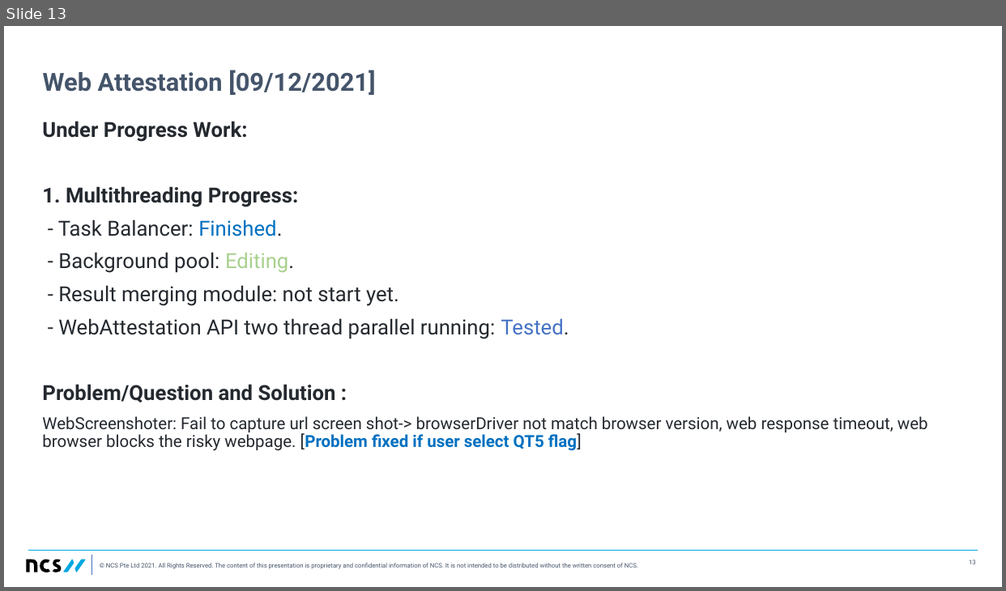
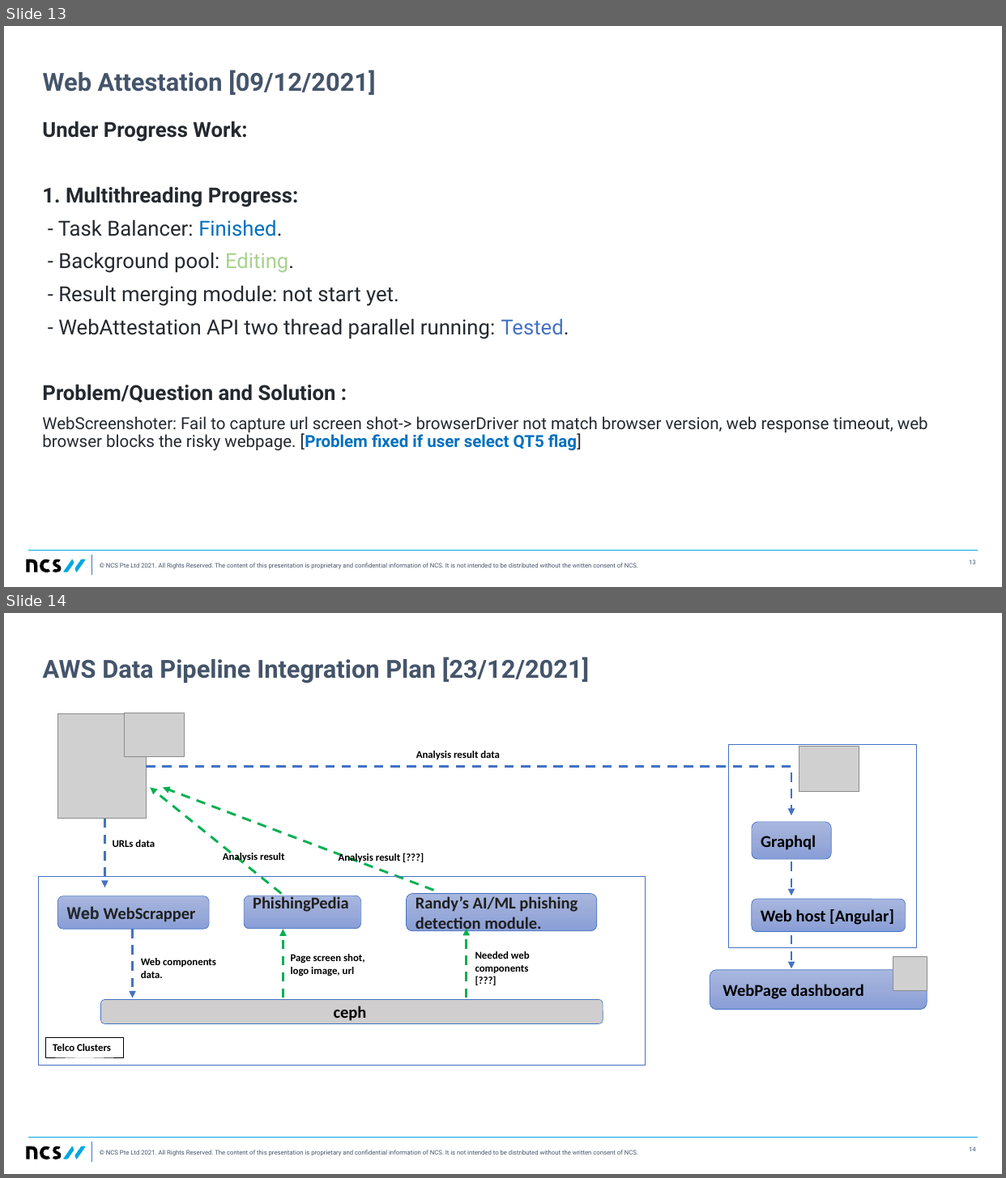
Before and after one commit to LiuYuancheng/Python_Web_Attestation_Tool, a slide deck: doc/progress.pptx. Shown one above the other, each under a label of ours: slide 13 before the commit, slides 13 and 14 after it. The pictures are 1006x591 and 1006x1178 pixels, drawn with LibreOffice and Linux fonts; fonts in the diff are those of the drawing; grey boxes stand for pictures. Boxes give left, top, right and bottom in pixels: in the first picture for what was removed or moved away, otherwise in the second. Text is boxed around its words. In the diff, an @@ line names an element or a change of style, - is before the commit and + after.

```diff
--- a/doc/progress.pptx
+++ b/doc/progress.pptx
@@ slide 14 added at (x1=4, y1=613, x2=1002, y2=1174), background #FFFFFF; not listed: 9 template elements that a slide beside it also shows @@
@@ title added at (x1=43, y1=657, x2=589, y2=683), 24 pt, text #44546A, bold @@
+AWS Data Pipeline Integration Plan [23/12/2021]
@@ picture added at (x1=58, y1=714, x2=147, y2=819) @@
@@ picture added at (x1=125, y1=713, x2=185, y2=756) @@
@@ text added at (x1=416, y1=751, x2=500, y2=760), 10 pt, text #000000, bold @@
+Analysis result data
@@ rectangle added at (x1=729, y1=745, x2=917, y2=948), outline #4472C4 0.75 pt @@
@@ picture added at (x1=799, y1=747, x2=859, y2=791) @@
@@ elbow arrow added from (147, 766) to (791, 815), #4472C4 2.25 pt dashed @@
@@ arrow added from (282, 894) to (150, 787), #00B050 2.25 pt dashed @@
@@ arrow added from (434, 890) to (163, 787), #00B050 2.25 pt dashed @@
@@ arrow added from (105, 819) to (105, 888), #4472C4 2.25 pt dashed @@
@@ rounded rectangle added at (x1=752, y1=822, x2=831, y2=859), fill gradient #A8B7DF to #9AABD9 to #889ED7, outline #4472C4 0.5 pt, 16 pt, text #000000, bold @@
+Graphql
@@ text added at (x1=113, y1=840, x2=155, y2=847), 10 pt, text #000000, bold @@
+URLs data
@@ text added at (x1=223, y1=851, x2=284, y2=863), 10 pt, text #000000, bold @@
+Analysis result
@@ text added at (x1=339, y1=853, x2=400, y2=864), 10 pt, text #000000, bold @@
+Analysis result [???]
@@ rectangle added at (x1=39, y1=876, x2=646, y2=1065), outline #4472C4 0.75 pt @@
@@ arrow added from (791, 862) to (791, 896), #4472C4 2.25 pt dashed @@
@@ rounded rectangle added at (x1=58, y1=896, x2=209, y2=929), fill gradient #A8B7DF to #9AABD9 to #889ED7, outline #4472C4 0.5 pt, 16 pt, text #201F1E, bold @@
+Web WebScrapper
@@ rounded rectangle added at (x1=244, y1=896, x2=361, y2=929), fill gradient #A8B7DF to #9AABD9 to #889ED7, outline #4472C4 0.5 pt, 16 pt, text #201F1E, bold @@
+PhishingPedia
@@ rounded rectangle added at (x1=406, y1=894, x2=597, y2=931), fill gradient #A8B7DF to #9AABD9 to #889ED7, outline #4472C4 0.5 pt, 16 pt, text #201F1E, bold @@
+Randy’s AI/ML phishing detection module.
@@ rounded rectangle added at (x1=752, y1=899, x2=906, y2=932), fill gradient #A8B7DF to #9AABD9 to #889ED7, outline #4472C4 0.5 pt, 16 pt, text #000000, bold @@
+Web host [Angular]
@@ arrow added from (133, 929) to (133, 999), #4472C4 2.25 pt dashed @@
@@ arrow added from (283, 999) to (283, 929), #00B050 2.25 pt dashed @@
@@ arrow added from (467, 998) to (467, 929), #00B050 2.25 pt dashed @@
@@ text added at (x1=475, y1=952, x2=530, y2=973), 10 pt, text #000000, bold @@
+Needed web components [???]
@@ arrow added from (791, 935) to (791, 969), #4472C4 2.25 pt dashed @@
@@ text added at (x1=141, y1=958, x2=216, y2=978), 10 pt, text #000000, bold @@
+Web components data.
@@ text added at (x1=291, y1=954, x2=365, y2=976), 10 pt, text #000000, bold @@
+Page screen shot, logo image, url
@@ rounded rectangle added at (x1=710, y1=970, x2=927, y2=1010), fill gradient #A8B7DF to #9AABD9 to #889ED7, outline #4472C4 0.5 pt, 16 pt, text #000000, bold @@
+WebPage dashboard
@@ picture added at (x1=893, y1=957, x2=927, y2=991) @@
@@ rounded rectangle added at (x1=100, y1=1000, x2=603, y2=1024), fill #D0CECE, outline #4472C4 0.5 pt, 16 pt, text #000000, bold @@
+ceph
@@ rectangle added at (x1=45, y1=1037, x2=123, y2=1058), fill #FFFFFF, outline #000000 0.25 pt, 10 pt, text #000000, bold @@
+Telco Clusters
```
Also in this commit, not shown: 1 other slide added.
